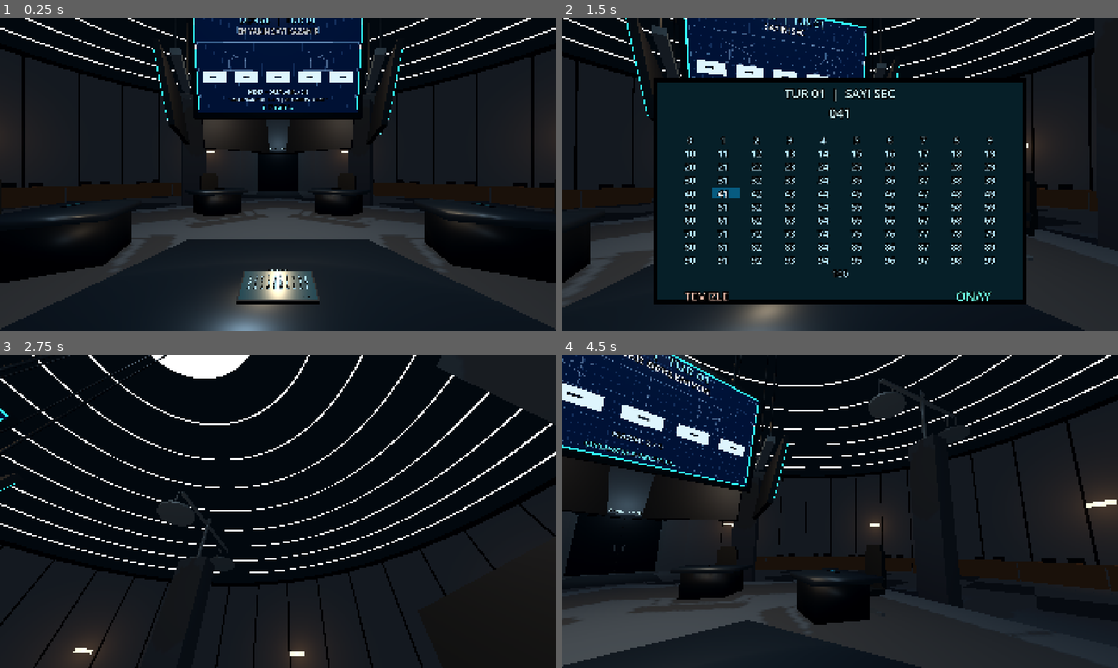
Above: before the commit, frames 1-4 (two rows, left to right).
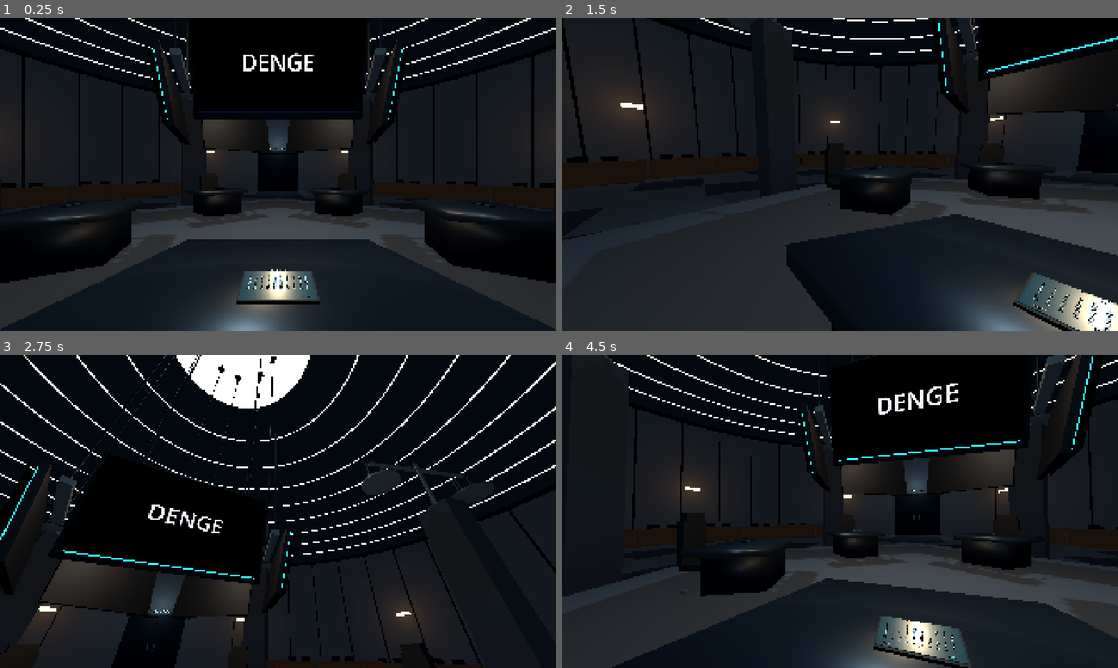
Above: after the commit, the same moments.

Repository: SerkanAydin06/DENGE
Game: Godot game, scene res://scenes/game_room.tscn
The game is run twice, just before and just after one commit, with the same random seed, the same clock (stepped at 60 frames per second) and the same inputs.
Inputs (mouse positions are in pixels of both pictures, inside the frame that each line leads up to):
- Up to frame 1 (0.25 s): no input
- Up to frame 2 (1.5 s): tap Enter at 0.5 s; move the mouse to (867, 174) at 0.52 s; tap E at 0.6, 1.35 s; click (867, 174) at 0.67 s; tap Space at 1.25 s; move the mouse to (728, 190) at 1.27 s; click (728, 190) at 1.42 s
- Up to frame 3 (2.75 s): tap Enter at 2 s; move the mouse to (333, 442) at 2.02 s; tap 0 at 2.1 s; click (333, 442) at 2.17 s; tap E at 2.3 s
- Up to frame 4 (4.5 s): tap Space at 2.75, 4.25 s; move the mouse to (834, 517) at 2.77 s; tap 9 at 2.85 s; click (834, 517) at 2.92 s; tap E at 3.05, 3.8 s; tap Enter at 3.5, 4.35 s; move the mouse to (878, 514) at 3.52 s; tap Backspace at 3.6 s; click (878, 514) at 3.67 s; move the mouse to (795, 508) at 4.27 s; click (795, 508) at 4.42 s

The runs differ from the first frame. In frame 1, 8.8% of the frame differs, in the area x 21-79%, y 0-79%; in frame 2, 43%, in the area x 0-100%, y 0-100%; in frame 3, 17%; in frame 4, 39%.

Commit message:
Keep all monitors black with DENGE until everyone selects; show N. TUR afterward and only E hover over physical tablet

Diff:
--- a/scripts/game_room.gd
+++ b/scripts/game_room.gd
@@ -9,6 +9,7 @@
 @export_range(0.2, 4.0, 0.1) var bot_think_seconds: float = 1.0
 @export_range(0.2, 0.8, 0.01) var tablet_pickup_seconds: float = 0.38
 @export_range(0.16, 0.35, 0.01) var tablet_hold_distance: float = 0.19
+@export_range(0.88, 0.995, 0.005) var tablet_look_threshold: float = 0.955
 
 @onready var player_camera: Camera3D = $PlayerCamera
 @onready var stations: Array[DengePlayerStation] = [
@@ -19,6 +20,7 @@
 	$Arena/PlayerStation_5
 ]
 @onready var player_console: Node3D = $Arena/PlayerStation_1/Desk/TouchConsole
+@onready var tablet_interaction_hint: Label3D = $Arena/PlayerStation_1/TabletInteractionHint
 
 var rng: RandomNumberGenerator = RandomNumberGenerator.new()
 var round_number: int = 1
@@ -51,6 +53,21 @@
 	_prepare_round()
 	Input.mouse_mode = Input.MOUSE_MODE_CAPTURED
 
+func _process(_delta: float) -> void:
+	# This E hint belongs to the small physical tablet, never to the monitor.
+	tablet_interaction_hint.visible = (not tablet_mode and not tablet_transition
+		and not revealing and not round_result_ready and not stations[0].tablet_locked
+		and _looking_at_tablet())
+
+
+func _looking_at_tablet() -> bool:
+	var to_tablet: Vector3 = player_console.global_position - player_camera.global_position
+	if to_tablet.length_squared() < 0.001:
+		return false
+	var forward: Vector3 = -player_camera.global_transform.basis.z
+	return forward.dot(to_tablet.normalized()) >= tablet_look_threshold
+
+
 func _exit_tree() -> void:
 	Input.mouse_mode = Input.MOUSE_MODE_VISIBLE
 
@@ -75,7 +92,7 @@
 			return
 
 		if event.keycode == KEY_E and not revealing and not round_result_ready:
-			if not stations[0].tablet_locked and not tablet_mode:
+			if not stations[0].tablet_locked and not tablet_mode and _looking_at_tablet():
 				_set_tablet_mode(true)
 				get_viewport().set_input_as_handled()
 			return
@@ -129,7 +146,7 @@
 		tablet_motion.tween_property(player_console, "position", Vector3(0, -0.015, -tablet_hold_distance), tablet_pickup_seconds)
 		tablet_motion.tween_property(player_console, "rotation", Vector3.ZERO, tablet_pickup_seconds)
 		tablet_motion.tween_property(player_console, "scale", tablet_rest_scale, tablet_pickup_seconds)
-		_broadcast("DENGE  |  TUR %02d" % round_number, "SAYINI SEC", "TABLETTE 0 - 100 SAYILARINI DOKUN\nTEMIZLE / ONAY VEYA KLAVYE 0-9", "ESC: TABLETI BIRAK")
+
 	else:
 		# Put the physical tablet back exactly where the Godot scene places it.
 		player_console.reparent(tablet_desk_parent, true)
@@ -137,8 +154,7 @@
 		tablet_motion.tween_property(player_console, "position", tablet_rest_position, tablet_pickup_seconds)
 		tablet_motion.tween_property(player_console, "rotation", tablet_rest_rotation, tablet_pickup_seconds)
 		tablet_motion.tween_property(player_console, "scale", tablet_rest_scale, tablet_pickup_seconds)
-		if not stations[0].tablet_locked and not revealing and not round_result_ready:
-			_broadcast("DENGE  |  TUR %02d" % round_number, "SAYI SECIMI", "0 - 100 ARASINDA SAYI SEC\nTEMIZLE VE ONAY TABLETTE", "E: TABLETI AL")
+
 
 	tablet_motion.finished.connect(_on_tablet_motion_finished)
 
@@ -157,7 +173,7 @@
 func _prepare_round() -> void:
 	for station in stations:
 		station.set_monitor_numbers(["--", "--", "--", "--", "--"])
-		station.set_monitor_phase("RULES")
+		station.set_monitor_phase("STANDBY")
 	tablet_mode = false
 	revealing = false
 	round_result_ready = false
@@ -166,12 +182,7 @@
 			stations[i].disable_tablet()
 		else:
 			stations[i].reset_tablet(round_number)
-	_broadcast(
-		"DENGE  |  TUR %02d" % round_number,
-		"EN YAKIN SAYI KAZANIR",
-		"HEDEF = ORTALAMA x 0.8\nBASLANGIC: 10 PUAN | 0 PUANDA ELENIR",
-		"E: TABLETI AL"
-	)
+	# Until everyone locks a number, every monitor shows only DENGE.
 
 func _on_selection_locked(value: int) -> void:
 	if game_finished or revealing or round_result_ready:
@@ -181,11 +192,6 @@
 	revealing = true
 
 	var selections: Array[int] = []
-	var ready_count: int = 0
-	var active_count: int = 0
-	for i in range(stations.size()):
-		if scores[i] > DengeRoundRules.ELIMINATION_SCORE:
-			active_count += 1
 	for i in range(stations.size()):
 		if scores[i] <= DengeRoundRules.ELIMINATION_SCORE:
 			selections.append(-1)
@@ -193,21 +199,22 @@
 		if i == 0:
 			selections.append(value)
 		else:
-			# Diger oyuncular sirayla dusunup tabletlerinde kilitler.
-			_broadcast("DENGE  |  TUR %02d" % round_number, "SECIMLER BEKLENIYOR", "HAZIR: %d / %d" % [ready_count, active_count], "OYUNCU %d SECIYOR..." % (i + 1))
+			# Opponents lock their choices silently while the monitor remains black.
 			await get_tree().create_timer(bot_think_seconds * rng.randf_range(0.6, 1.4)).timeout
 			var bot_value: int = _bot_choice()
 			stations[i].choose_number(bot_value)
 			stations[i].confirm_number()
 			selections.append(bot_value)
-		ready_count += 1
-	_broadcast("DENGE  |  TUR %02d" % round_number, "HERKES SECTI", "HAZIR: %d / %d" % [ready_count, active_count], "SAYILAR ACIKLANIYOR...")
-	await get_tree().create_timer(reveal_delay).timeout
 
 	var result: Dictionary = DengeRoundRules.resolve_round(selections, scores)
 	if result.is_empty():
 		revealing = false
 		return
+	# Only now, after every active player locks in, announce the round.
+	_set_all_monitor_phases("ROUND_TITLE")
+	for station in stations:
+		station.set_monitor_intro_title(round_number)
+	await get_tree().create_timer(reveal_delay * 1.6).timeout
 	_play_monitor_sequence(selections, result)
 
 func _bot_choice() -> int:
